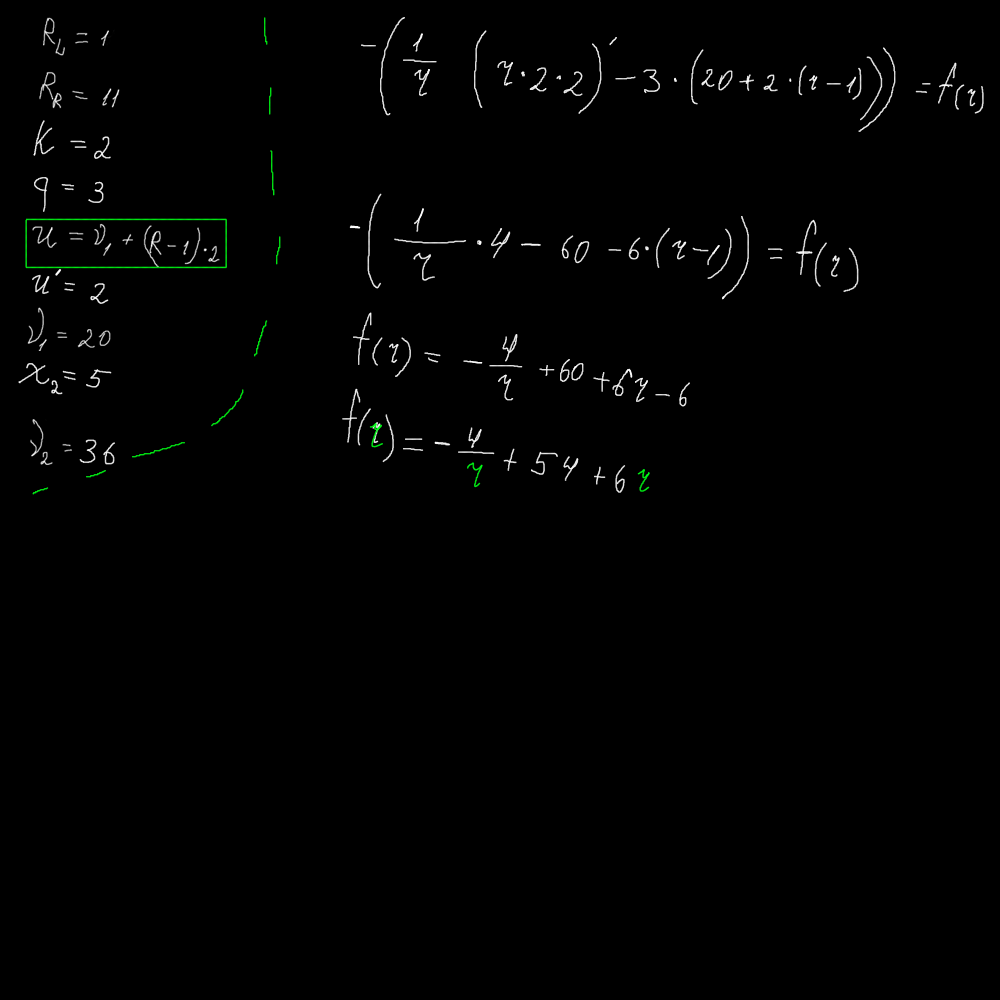
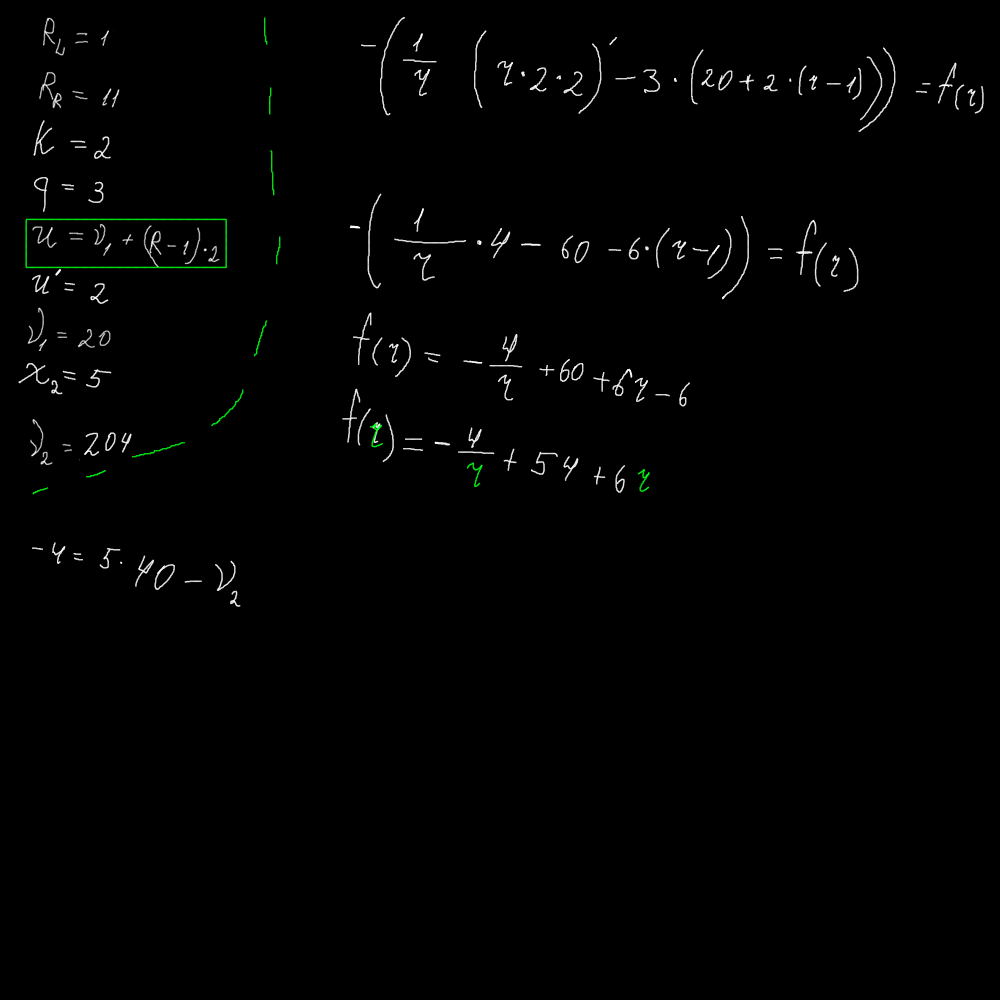
Before/after of a 1000 × 1000 layered artwork. What changed in the layer stack:
painted on "Paint Layer 1" over 32, 432, 241, 607
